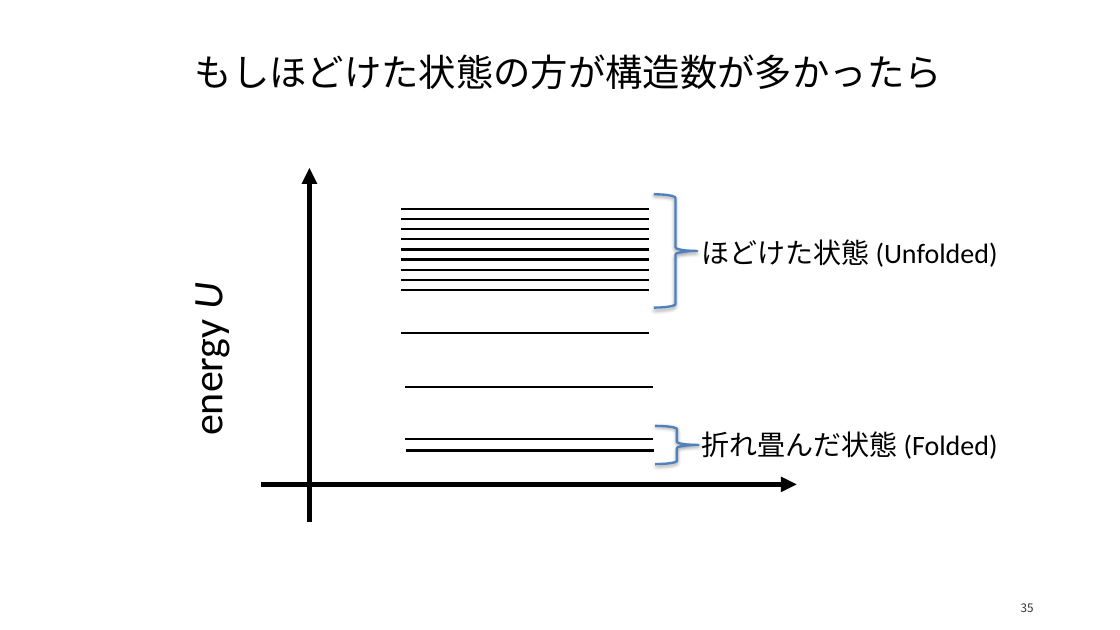
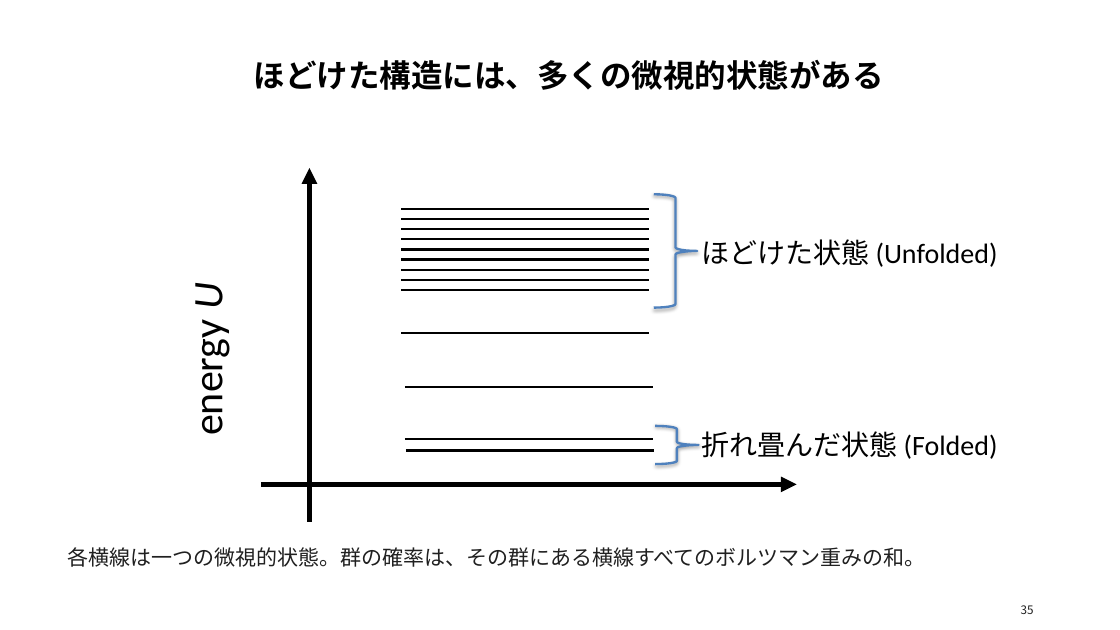
Before and after one commit to matsunagalab/lecture_bioinfo, a slide deck: slide 35 of 09_分子の相互作用と構造の安定性/09_分子の相互作用と構造の安定性.pptx. Drawn at 1120x630 pixels with LibreOffice and Linux fonts; fonts in the diff are those of the drawing. Boxes give left, top, right and bottom in pixels: in the first picture for what was removed or moved away, otherwise in the second. Text is boxed around its words. In the diff, an @@ line names an element or a change of style, - is before the commit and + after.

```diff
--- a/09_分子の相互作用と構造の安定性/09_分子の相互作用と構造の安定性.pptx
+++ b/09_分子の相互作用と構造の安定性/09_分子の相互作用と構造の安定性.pptx
@@ text at (x1=254, y1=60, x2=884, y2=90): text changed; size 32 to 27 pt; font Calibri to Noto Sans CJK JP; bold on @@
-もしほどけた状態の方が構造数が多かったら
+ほどけた構造には、多くの微視的状態がある
@@ text added at (x1=67, y1=547, x2=926, y2=567), 18 pt, text #202020 @@
+各横線は一つの微視的状態。群の確率は、その群にある横線すべてのボルツマン重みの和。
@@ text "35" at (x1=1021, y1=605, x2=1034, y2=614): text colour #333333 to #202020 @@
```
Also in this commit, not shown: 51 other slides changed, 2 slides added, 2 slides removed, 2 other files.
